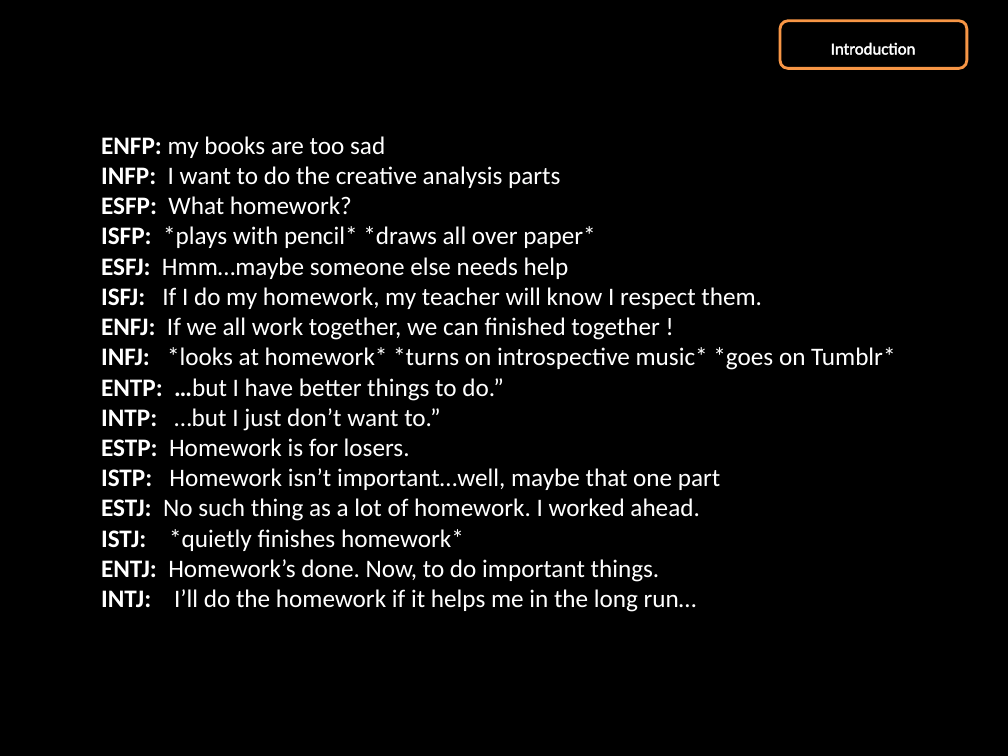
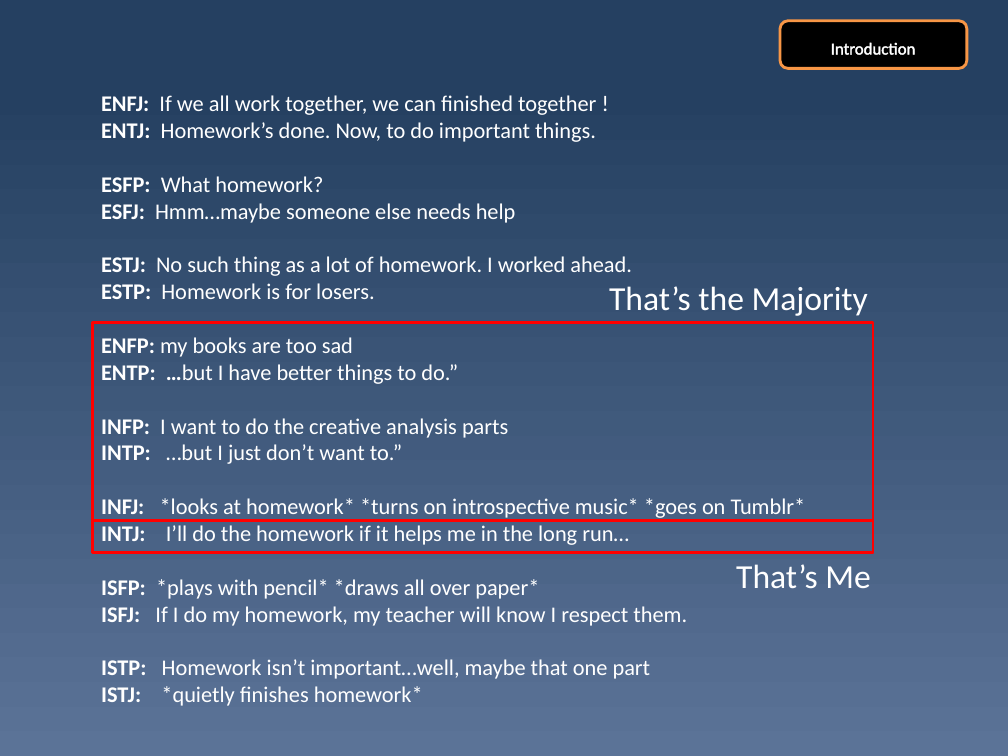
Before and after one commit to WeeYL/capstone, a slide deck: slide 10 of Personality analysis.pptx. Drawn at 1008x756 pixels with LibreOffice and Linux fonts; fonts in the diff are those of the drawing. Boxes give left, top, right and bottom in pixels: in the first picture for what was removed or moved away, otherwise in the second. Text is boxed around its words. In the diff, an @@ line names an element or a change of style, - is before the commit and + after.

```diff
--- a/Personality analysis.pptx
+++ b/Personality analysis.pptx
@@ background #000000 to gradient #254061 to #5B7397 @@
@@ text "ENFJ: If we all work ...": place and size @@
-text "ENFJ: If we all work ..." at <box>101,136,895,612</box>
+text "ENFJ: If we all work ..." at <box>101,95,806,706</box>
@@ text at <box>101,95,632,299</box>: paragraphs added @@
+ENFJ: If we all work together, we can finished together !
+ENTJ: Homework’s done. Now, to do important things.
+ESFP: What homework?
+ESFJ: Hmm…maybe someone else needs help
+ESTJ: No such thing as a lot of homework. I worked ahead.
+ESTP: Homework is for losers.
@@ text at <box>101,257,569,279</box>: paragraph removed @@
-ESFJ: Hmm…maybe someone else needs help
@@ text added at <box>609,286,868,316</box>, 24 pt, text #FFFFFF @@
+That’s the Majority
@@ rectangle added at <box>93,323,873,552</box>, outline #FF0000 2 pt @@
@@ text at <box>101,317,895,457</box>: paragraphs removed @@
-ENFJ: If we all work together, we can finished together !
-INFJ: *looks at homework* *turns on introspective music* *goes on Tumblr*
-ENTP: …but I have better things to do.”
-INTP: …but I just don’t want to.”
-ESTP: Homework is for losers.
@@ text at <box>101,337,687,706</box>: size 18 to 16 pt in "ENFP: my books are too sad", "INFP: I want to do the creative ...", "ISFP: *plays with pencil* *draws all over ...", "ISFJ: If I do my homework, my ..." and 2 more places @@
@@ text at <box>101,364,458,384</box>: paragraph added @@
+ENTP: …but I have better things to do.”
@@ text at <box>101,444,806,545</box>: text changed; size 18 to 16 pt @@
-ESFP: What homework?
+INTP: …but I just don’t want to.”
+INFJ: *looks at homework* *turns on introspective music* *goes on Tumblr*
+INTJ: I’ll do the homework if it helps me in the long run…
@@ text at <box>101,498,699,521</box>: paragraph removed @@
-ESTJ: No such thing as a lot of homework. I worked ahead.
@@ rectangle added at <box>93,521,873,552</box>, outline #FF0000 2 pt @@
@@ text at <box>101,559,697,612</box>: paragraphs removed @@
-ENTJ: Homework’s done. Now, to do important things.
-INTJ: I’ll do the homework if it helps me in the long run…
@@ text added at <box>736,564,870,588</box>, 24 pt, text #FFFFFF @@
+That’s Me
```
Also in this commit, not shown: 29 other slides changed, 2 slides added, 2 slides removed, 2 other files.
